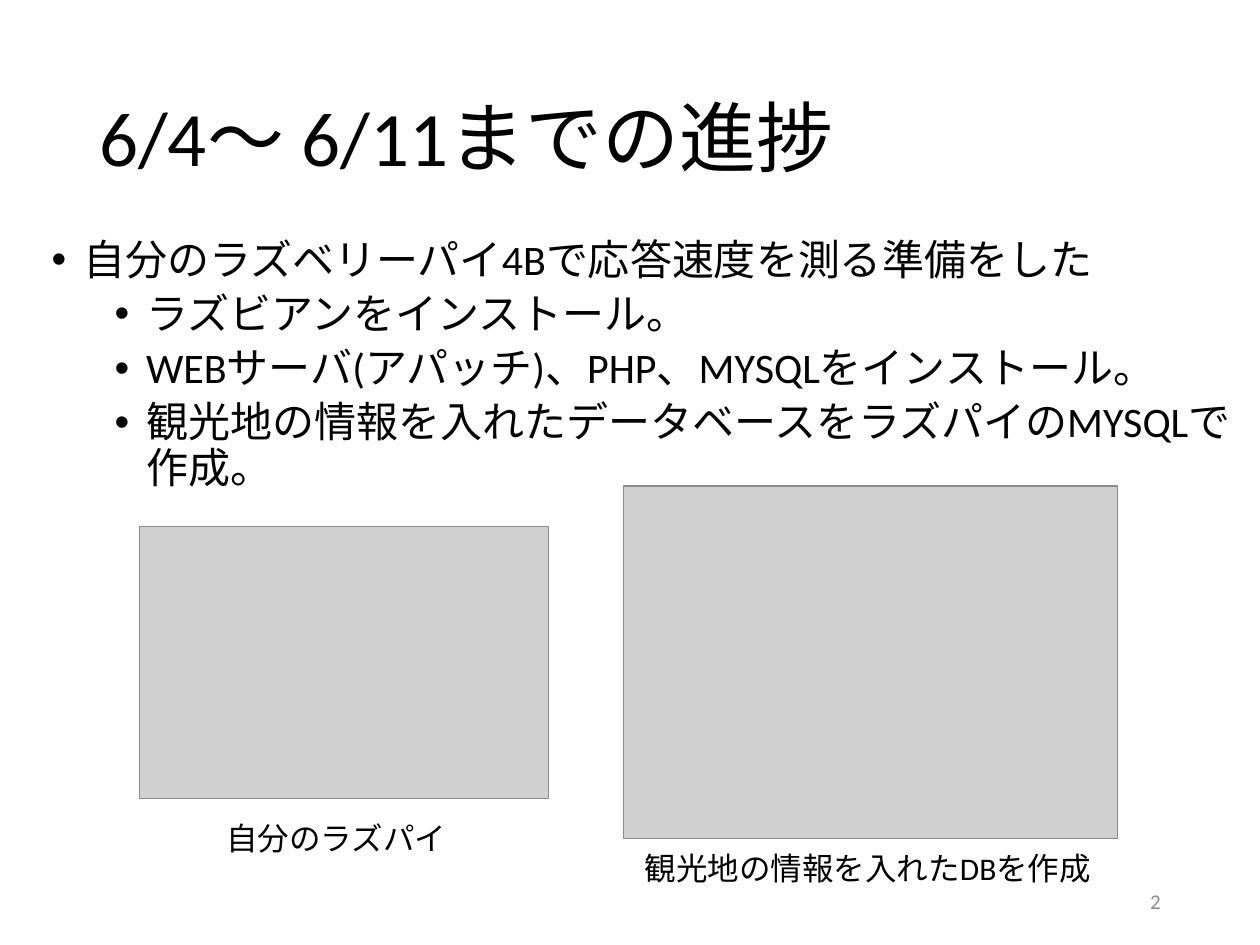
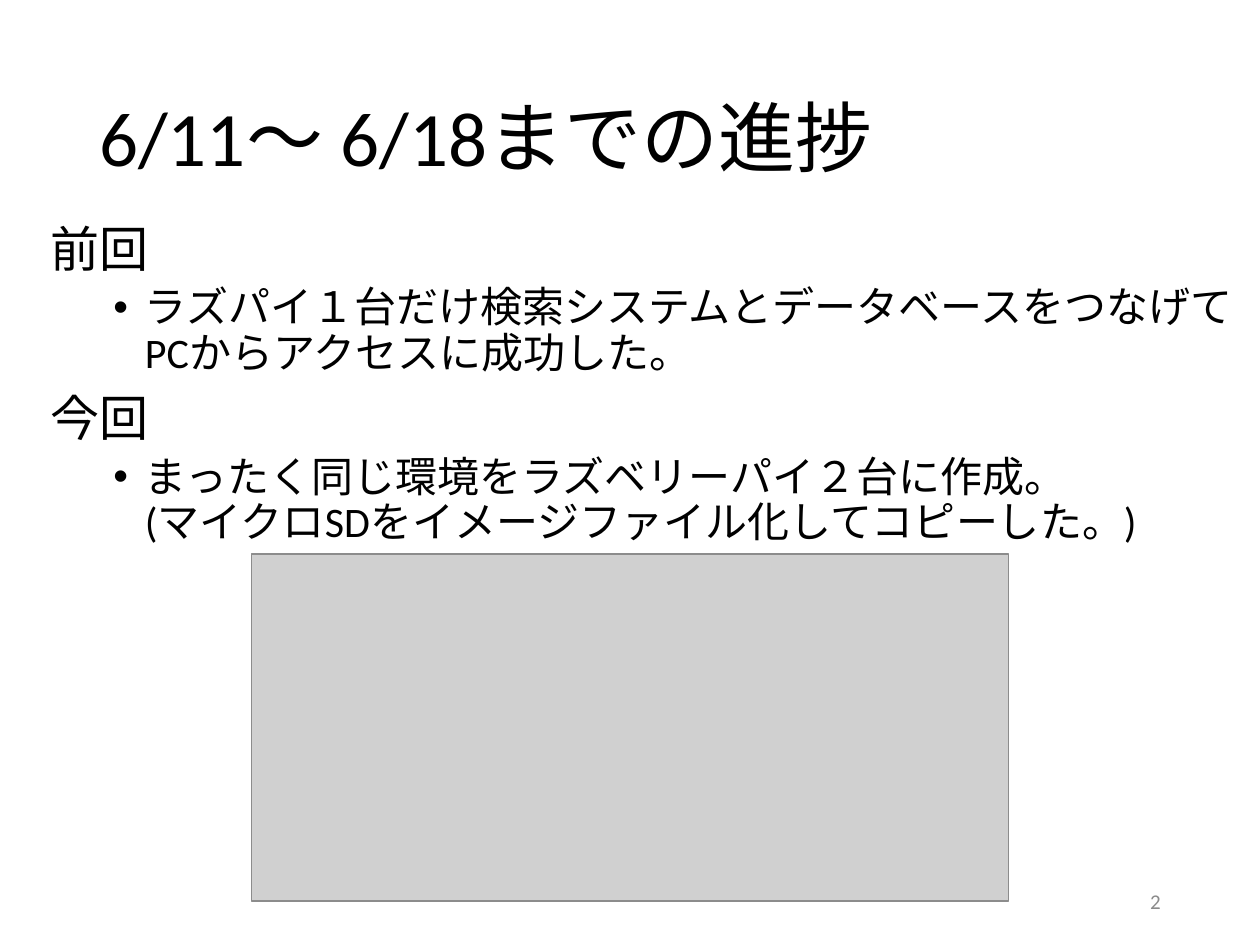
Before and after one commit to kait-takanolab/1821086_matsuo_thesis, a slide deck: slide 2 of 1821086_matsuo_sotsuken_0616.pptx. Drawn at 1260x945 pixels with LibreOffice and Linux fonts; fonts in the diff are those of the drawing; grey boxes stand for pictures. Boxes give left, top, right and bottom in pixels: in the first picture for what was removed or moved away, otherwise in the second. Text is boxed around its words. In the diff, an @@ line names an element or a change of style, - is before the commit and + after.

```diff
--- a/1821086_matsuo_sotsuken_0616.pptx
+++ b/1821086_matsuo_sotsuken_0616.pptx
@@ title at [99, 102, 872, 173]: text changed @@
-6/4～ 6/11までの進捗
+6/11～ 6/18までの進捗
@@ text at [50, 225, 1233, 543]: text changed @@
-• 自分のラズベリーパイ4Bで応答速度を測る準備をした
-  • ラズビアンをインストール。
-  • WEBサーバ(アパッチ)、PHP、MYSQLをインストール。
-  • 観光地の情報を入れたデータベースをラズパイのMYSQLで作成。
+前回
+  • ラズパイ１台だけ検索システムとデータベースをつなげてPCからアクセスに成功した。
+今回
+  • まったく同じ環境をラズベリーパイ２台に作成。
+    (マイクロSDをイメージファイル化してコピーした。)
@@ picture removed at [624, 486, 1118, 839] @@
@@ picture removed at [140, 527, 549, 799] @@
@@ picture added at [252, 554, 1009, 901] @@
@@ text removed at [226, 823, 446, 853] @@
-自分のラズパイ
@@ text removed at [645, 853, 1091, 883] @@
-観光地の情報を入れたDBを作成
```
Also in this commit, not shown: 2 other slides changed, 2 slides added, 1 other file.
